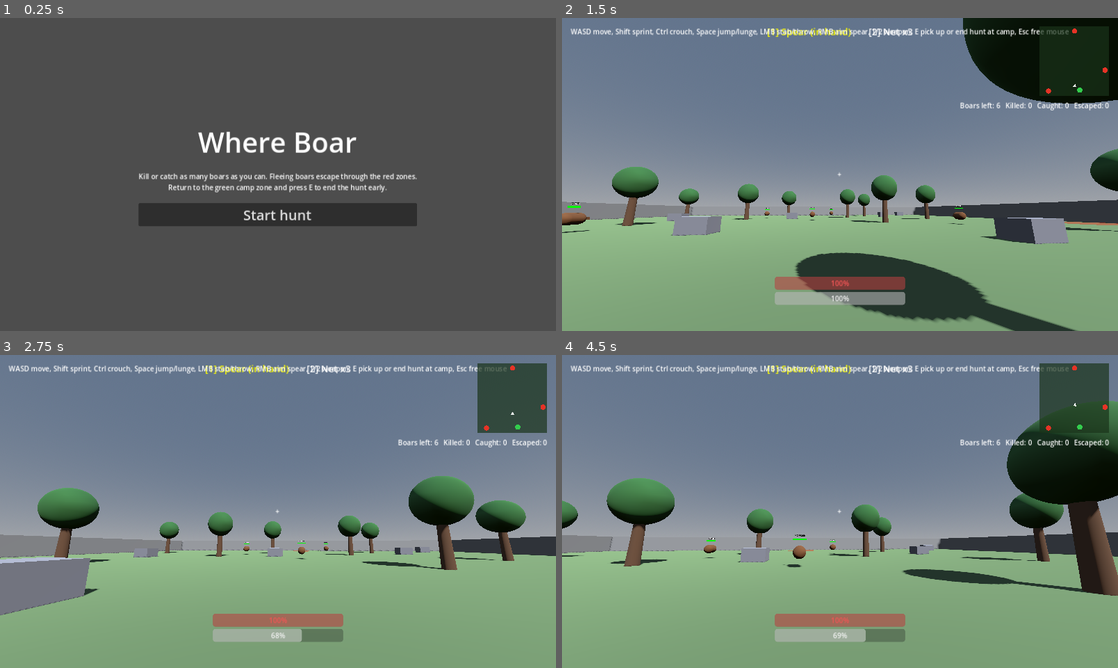
Above: before the commit, frames 1-4 (two rows, left to right).
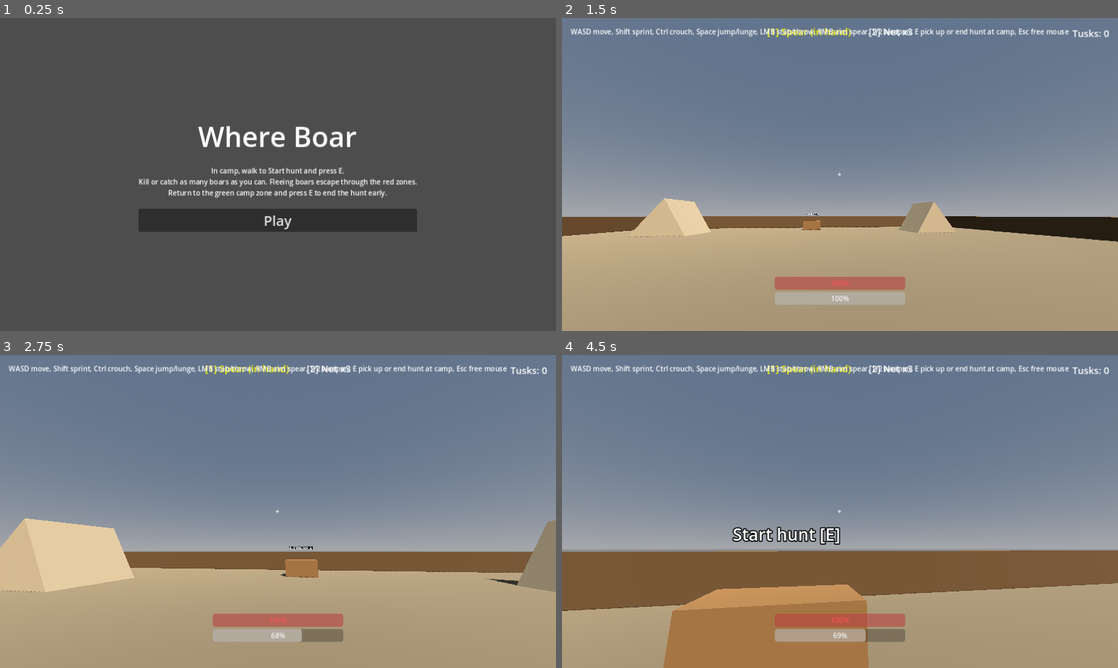
Above: after the commit, the same moments.

Repository: bageus/where-boar
Game: Godot game, scene res://game/bootstrap/app/main.tscn
Same seed, same stepped clock (60 frames per second), same inputs: the game is played once before the commit and once after it.
Inputs (mouse positions are in pixels of both pictures, inside the frame that each line leads up to):
- Up to frame 1 (0.25 s): no input
- Up to frame 2 (1.5 s): click "Start hunt" (after the commit: "Play") at 0.5 s; tap Enter at 1.25 s; move the mouse to (867, 174) at 1.27 s; hold W (move_forward) from 1.28 s (still down); hold E (interact) from 1.28 s (still down)
- Up to frame 3 (2.75 s): keep holding W (move_forward); tap Space (jump) at 1.52, 2.27 s; move the mouse to (250, 511) at 2.02 s; release E (interact) at 2.03 s; right-click (250, 511) at 2.1 s; tap E (interact) at 2.3 s
- Up to frame 4 (4.5 s): keep holding W (move_forward); move the mouse to (851, 505) at 2.77 s; press the mouse at (851, 505) at 2.78 s; tap E (interact) at 3.05, 3.8 s; move the mouse to (834, 517) at 3.52 s; release the mouse at (834, 517) at 3.53 s; tap Ctrl (crouch) at 3.6 s; tap Space (jump) at 3.77 s; move the mouse to (878, 514) at 4.27 s; hold E (interact) from 4.28 s (still down)

The runs differ from the first frame. In frame 1, 5.1% of the frame differs, in the area x 25-75%, y 34-69%; in frame 2, 48%; in frame 3, 47%; in frame 4, 50%, in the area x 0-100%, y 2-100%.
Error before the commit: Invalid access to property or key 'spawn_weight' on a base object of type 'Resource'. (res://game/features/boar/public/boar_types.gd:20)

Commit message:
P3-004: first-person camp hub between hunts
Co-Authored-By: Claude Opus 5.5 <noreply@anthropic.com>
Claude-Session: https://claude.ai/code/session_01XSFBnjFKXLtHPaufcuGWLw

Diff:
--- a/game/bootstrap/app/main.gd
+++ b/game/bootstrap/app/main.gd
@@ -1,10 +1,11 @@
 extends Node
 
-## Composition root: start screen -> hunt map -> results -> start screen (M007).
+## Composition root: start screen -> camp -> hunt map -> results -> camp (section 07).
 
 const StartScene = preload("res://game/presentation/menus/public/start_screen.tscn")
 const ResultsScene = preload("res://game/presentation/menus/public/results_screen.tscn")
 const MapScene = preload("res://game/presentation/hunt_map/public/hunt_map.tscn")
+const CampScene = preload("res://game/presentation/camp/public/camp.tscn")
 const Progress = preload("res://game/features/settlement/public/progress.gd")
 const SaveStore = preload("res://game/infrastructure/save/public/save_store.gd")
 
@@ -23,7 +24,19 @@
 	var start := StartScene.instantiate()
 	_swap(start)
 	Input.mouse_mode = Input.MOUSE_MODE_VISIBLE
-	start.get_node("%Start").pressed.connect(start_hunt)
+	start.get_node("%Start").pressed.connect(show_camp)
+
+
+func show_camp() -> void:
+	var camp := CampScene.instantiate()
+	_swap(camp)
+	camp.show_progress(progress.tusks, progress.caught)
+	camp.station_used.connect(_on_station_used)
+
+
+func _on_station_used(station_id: String) -> void:
+	if station_id == "start_hunt":
+		start_hunt()
 
 
 func start_hunt() -> void:
@@ -40,7 +53,7 @@
 	_swap(results)
 	Input.mouse_mode = Input.MOUSE_MODE_VISIBLE
 	results.show_results(hunt, progress.tusks)
-	results.get_node("%Again").pressed.connect(show_start)
+	results.get_node("%Again").pressed.connect(show_camp)
 
 
 func _swap(next: Node) -> void:
--- a/game/bootstrap/app/module.json
+++ b/game/bootstrap/app/module.json
@@ -11,6 +11,7 @@
     "features.boar",
     "features.settlement",
     "infrastructure.save",
+    "presentation.camp",
     "presentation.hunt_map",
     "presentation.menus"
   ]
--- a/game/bootstrap/app/tests/run_hunt_map_smoke_test.gd
+++ b/game/bootstrap/app/tests/run_hunt_map_smoke_test.gd
@@ -1,6 +1,6 @@
 extends SceneTree
 
-## Loads the main scene headless and checks the hunt wiring: start, boars spawn, see the hunter,
+## Loads the main scene headless and checks the hunt wiring: start, camp, boars spawn, see the hunter,
 ## react to a thrown net and spear, the goal counts the capture and returning to camp shows results.
 
 const MainScene = preload("res://game/bootstrap/app/main.tscn")
@@ -26,12 +26,18 @@
 	_frame += 1
 	if _frame == 1:
 		_main.current.get_node("%Start").pressed.emit()
+		var camp: Node3D = _main.current
+		camp.hunter.global_position = camp.get_node("Stations/StartHunt").global_position + Vector3(0, 0, 1.5)
+		camp.hunter.interacted.emit()
 		_map = _main.current
+		_check(_map.name == "HuntMap", "start hunt station in camp opens the hunt")
 		return false
 	if _frame == 122:
 		_check(_main.current.name == "ResultsScreen", "returning to camp shows results")
 		_check("caught 1" in _main.current.get_node("%Summary").text, "results list the caught boar")
 		_check(FileAccess.file_exists(_main.save_store.path), "results are saved")
+		_main.current.get_node("%Again").pressed.emit()
+		_check(_main.current.name == "Camp" and "Tusks:" in _main.current.get_node("Hud/Progress").text, "results lead back to camp")
 		print("hunt map smoke test: %d failure(s)" % _failures)
 		quit(1 if _failures else 0)
 	if _frame > 120:
--- /dev/null
+++ b/game/presentation/camp/module.json
@@ -0,0 +1,14 @@
+{
+  "id": "presentation.camp",
+  "layer": "presentation",
+  "purpose": "First-person camp hub scene: stations to start a hunt and use camp shops, camp HUD (D017).",
+  "state_owner": [],
+  "public_api": [
+    "public/camp.tscn",
+    "public/camp.gd"
+  ],
+  "dependencies": [
+    "features.boar",
+    "features.hunter"
+  ]
+}
--- /dev/null
+++ b/game/presentation/camp/props/fence.tscn
@@ -0,0 +1,21 @@
+[gd_scene load_steps=4 format=3]
+
+[sub_resource type="BoxShape3D" id="Shape_fence"]
+size = Vector3(40, 1.5, 0.4)
+
+[sub_resource type="StandardMaterial3D" id="Mat_wood"]
+albedo_color = Color(0.4, 0.28, 0.15, 1)
+
+[sub_resource type="BoxMesh" id="Mesh_fence"]
+material = SubResource("Mat_wood")
+size = Vector3(40, 1.5, 0.4)
+
+[node name="Fence" type="StaticBody3D"]
+
+[node name="Collision" type="CollisionShape3D" parent="."]
+transform = Transform3D(1, 0, 0, 0, 1, 0, 0, 0, 1, 0, 0.75, 0)
+shape = SubResource("Shape_fence")
+
+[node name="Mesh" type="MeshInstance3D" parent="."]
+transform = Transform3D(1, 0, 0, 0, 1, 0, 0, 0, 1, 0, 0.75, 0)
+mesh = SubResource("Mesh_fence")
--- /dev/null
+++ b/game/presentation/camp/props/ground.tscn
@@ -0,0 +1,21 @@
+[gd_scene load_steps=4 format=3]
+
+[sub_resource type="BoxShape3D" id="Shape_ground"]
+size = Vector3(40, 1, 40)
+
+[sub_resource type="StandardMaterial3D" id="Mat_dirt"]
+albedo_color = Color(0.5, 0.42, 0.3, 1)
+
+[sub_resource type="BoxMesh" id="Mesh_ground"]
+material = SubResource("Mat_dirt")
+size = Vector3(40, 1, 40)
+
+[node name="Ground" type="StaticBody3D"]
+
+[node name="Collision" type="CollisionShape3D" parent="."]
+transform = Transform3D(1, 0, 0, 0, 1, 0, 0, 0, 1, 0, -0.5, 0)
+shape = SubResource("Shape_ground")
+
+[node name="Mesh" type="MeshInstance3D" parent="."]
+transform = Transform3D(1, 0, 0, 0, 1, 0, 0, 0, 1, 0, -0.5, 0)
+mesh = SubResource("Mesh_ground")
--- /dev/null
+++ b/game/presentation/camp/props/station.gd
@@ -0,0 +1,10 @@
+extends Node3D
+
+## A place in camp the hunter uses with E: start the hunt or open a shop.
+
+@export var station_id := ""
+@export var title := ""
+
+
+func _ready() -> void:
+	$Label.text = "%s [E]" % title
--- /dev/null
+++ b/game/presentation/camp/props/station.tscn
@@ -0,0 +1,31 @@
+[gd_scene load_steps=5 format=3]
+
+[ext_resource type="Script" path="res://game/presentation/camp/props/station.gd" id="1_station"]
+
+[sub_resource type="StandardMaterial3D" id="Mat_station"]
+albedo_color = Color(0.55, 0.38, 0.2, 1)
+
+[sub_resource type="BoxMesh" id="Mesh_station"]
+material = SubResource("Mat_station")
+size = Vector3(2, 1, 1)
+
+[sub_resource type="BoxShape3D" id="Shape_station"]
+size = Vector3(2, 1, 1)
+
+[node name="Station" type="Node3D"]
+script = ExtResource("1_station")
+
+[node name="Body" type="StaticBody3D" parent="."]
+
+[node name="Collision" type="CollisionShape3D" parent="Body"]
+transform = Transform3D(1, 0, 0, 0, 1, 0, 0, 0, 1, 0, 0.5, 0)
+shape = SubResource("Shape_station")
+
+[node name="Mesh" type="MeshInstance3D" parent="."]
+transform = Transform3D(1, 0, 0, 0, 1, 0, 0, 0, 1, 0, 0.5, 0)
+mesh = SubResource("Mesh_station")
+
+[node name="Label" type="Label3D" parent="."]
+transform = Transform3D(1, 0, 0, 0, 1, 0, 0, 0, 1, 0, 1.8, 0)
+billboard = 1
+font_size = 48
--- /dev/null
+++ b/game/presentation/camp/props/tent.tscn
@@ -0,0 +1,21 @@
+[gd_scene load_steps=4 format=3]
+
+[sub_resource type="StandardMaterial3D" id="Mat_hide"]
+albedo_color = Color(0.7, 0.6, 0.45, 1)
+
+[sub_resource type="PrismMesh" id="Mesh_tent"]
+material = SubResource("Mat_hide")
+size = Vector3(4, 3, 4)
+
+[sub_resource type="BoxShape3D" id="Shape_tent"]
+size = Vector3(4, 3, 4)
+
+[node name="Tent" type="StaticBody3D"]
+
+[node name="Collision" type="CollisionShape3D" parent="."]
+transform = Transform3D(1, 0, 0, 0, 1, 0, 0, 0, 1, 0, 1.5, 0)
+shape = SubResource("Shape_tent")
+
+[node name="Mesh" type="MeshInstance3D" parent="."]
+transform = Transform3D(1, 0, 0, 0, 1, 0, 0, 0, 1, 0, 1.5, 0)
+mesh = SubResource("Mesh_tent")
--- /dev/null
+++ b/game/presentation/camp/public/camp.gd
@@ -0,0 +1,32 @@
+extends Node3D
+
+## First-person camp hub (section 07, settlement): the hunter walks between stations and uses them with E.
+
+## Fact: the hunter used a station, e.g. "start_hunt".
+signal station_used(station_id: String)
+
+const BoarTypes = preload("res://game/features/boar/public/boar_types.gd")
+
+const USE_RADIUS := 2.5
+
+@onready var hunter: CharacterBody3D = $Hunter
+
+
+func _ready() -> void:
+	hunter.interacted.connect(_on_interacted)
+
+
+## Shows the tribe's tusks and live catches in the camp HUD.
+func show_progress(tusks: int, caught: Dictionary) -> void:
+	var lines := PackedStringArray(["Tusks: %d" % tusks])
+	for type_id in caught:
+		var type := BoarTypes.find(type_id)
+		lines.append("%s: %d in pens" % [type.display_name if type else type_id, caught[type_id]])
+	$Hud/Progress.text = "\n".join(lines)
+
+
+func _on_interacted() -> void:
+	for station: Node3D in $Stations.get_children():
+		if hunter.global_position.distance_to(station.global_position) <= USE_RADIUS:
+			station_used.emit(station.station_id)
+			return
--- /dev/null
+++ b/game/presentation/camp/public/camp.tscn
@@ -0,0 +1,72 @@
+[gd_scene load_steps=11 format=3]
+
+[ext_resource type="Script" path="res://game/presentation/camp/public/camp.gd" id="1_camp"]
+[ext_resource type="PackedScene" path="res://game/presentation/camp/props/ground.tscn" id="2_ground"]
+[ext_resource type="PackedScene" path="res://game/presentation/camp/props/fence.tscn" id="3_fence"]
+[ext_resource type="PackedScene" path="res://game/presentation/camp/props/tent.tscn" id="4_tent"]
+[ext_resource type="PackedScene" path="res://game/presentation/camp/props/station.tscn" id="5_station"]
+[ext_resource type="PackedScene" path="res://game/features/hunter/public/hunter.tscn" id="6_hunter"]
+
+[sub_resource type="ProceduralSkyMaterial" id="Sky_mat"]
+
+[sub_resource type="Sky" id="Sky_res"]
+sky_material = SubResource("Sky_mat")
+
+[sub_resource type="Environment" id="Env"]
+background_mode = 2
+sky = SubResource("Sky_res")
+ambient_light_source = 3
+
+[node name="Camp" type="Node3D"]
+script = ExtResource("1_camp")
+
+[node name="Environment" type="WorldEnvironment" parent="."]
+environment = SubResource("Env")
+
+[node name="Sun" type="DirectionalLight3D" parent="."]
+transform = Transform3D(0.866, -0.354, 0.354, 0, 0.707, 0.707, -0.5, -0.612, 0.612, 0, 10, 0)
+shadow_enabled = true
+
+[node name="Ground" parent="." instance=ExtResource("2_ground")]
+
+[node name="FenceNorth" parent="." instance=ExtResource("3_fence")]
+transform = Transform3D(1, 0, 0, 0, 1, 0, 0, 0, 1, 0, 0, -20)
+
+[node name="FenceSouth" parent="." instance=ExtResource("3_fence")]
+transform = Transform3D(1, 0, 0, 0, 1, 0, 0, 0, 1, 0, 0, 20)
+
+[node name="FenceEast" parent="." instance=ExtResource("3_fence")]
+transform = Transform3D(0, 0, 1, 0, 1, 0, -1, 0, 0, 20, 0, 0)
+
+[node name="FenceWest" parent="." instance=ExtResource("3_fence")]
+transform = Transform3D(0, 0, 1, 0, 1, 0, -1, 0, 0, -20, 0, 0)
+
+[node name="Tent1" parent="." instance=ExtResource("4_tent")]
+transform = Transform3D(1, 0, 0, 0, 1, 0, 0, 0, 1, -12, 0, -12)
+
+[node name="Tent2" parent="." instance=ExtResource("4_tent")]
+transform = Transform3D(1, 0, 0, 0, 1, 0, 0, 0, 1, 12, 0, -12)
+
+[node name="Stations" type="Node3D" parent="."]
+
+[node name="StartHunt" parent="Stations" instance=ExtResource("5_station")]
+transform = Transform3D(1, 0, 0, 0, 1, 0, 0, 0, 1, 0, 0, -16)
+station_id = "start_hunt"
+title = "Start hunt"
+
+[node name="Hunter" parent="." instance=ExtResource("6_hunter")]
+transform = Transform3D(1, 0, 0, 0, 1, 0, 0, 0, 1, 0, 0.1, 8)
+
+[node name="Hud" type="CanvasLayer" parent="."]
+
+[node name="Progress" type="Label" parent="Hud"]
+anchors_preset = 1
+anchor_left = 1.0
+anchor_right = 1.0
+offset_left = -420.0
+offset_top = 20.0
+offset_right = -20.0
+offset_bottom = 200.0
+grow_horizontal = 0
+horizontal_alignment = 2
+theme_override_font_sizes/font_size = 22
--- a/game/presentation/menus/public/results_screen.tscn
+++ b/game/presentation/menus/public/results_screen.tscn
@@ -30,4 +30,4 @@
 unique_name_in_owner = true
 layout_mode = 2
 theme_override_font_sizes/font_size = 32
-text = "Hunt again"
+text = "Back to camp"
--- a/game/presentation/menus/public/start_screen.tscn
+++ b/game/presentation/menus/public/start_screen.tscn
@@ -19,7 +19,8 @@
 
 [node name="Goal" type="Label" parent="Box"]
 layout_mode = 2
-text = "Kill or catch as many boars as you can. Fleeing boars escape through the red zones.
+text = "In camp, walk to Start hunt and press E.
+Kill or catch as many boars as you can. Fleeing boars escape through the red zones.
 Return to the green camp zone and press E to end the hunt early."
 horizontal_alignment = 1
 
@@ -27,4 +28,4 @@
 unique_name_in_owner = true
 layout_mode = 2
 theme_override_font_sizes/font_size = 32
-text = "Start hunt"
+text = "Play"
Not shown, added: game/presentation/camp/props/station.gd.uid
Not shown, added: game/presentation/camp/public/camp.gd.uid
Not shown, changed: ACTIVE_TASK.md
Not shown, changed: BACKLOG.md
Not shown, changed: GAME_SPEC.md
Not shown, changed: PROJECT_STATE.md
